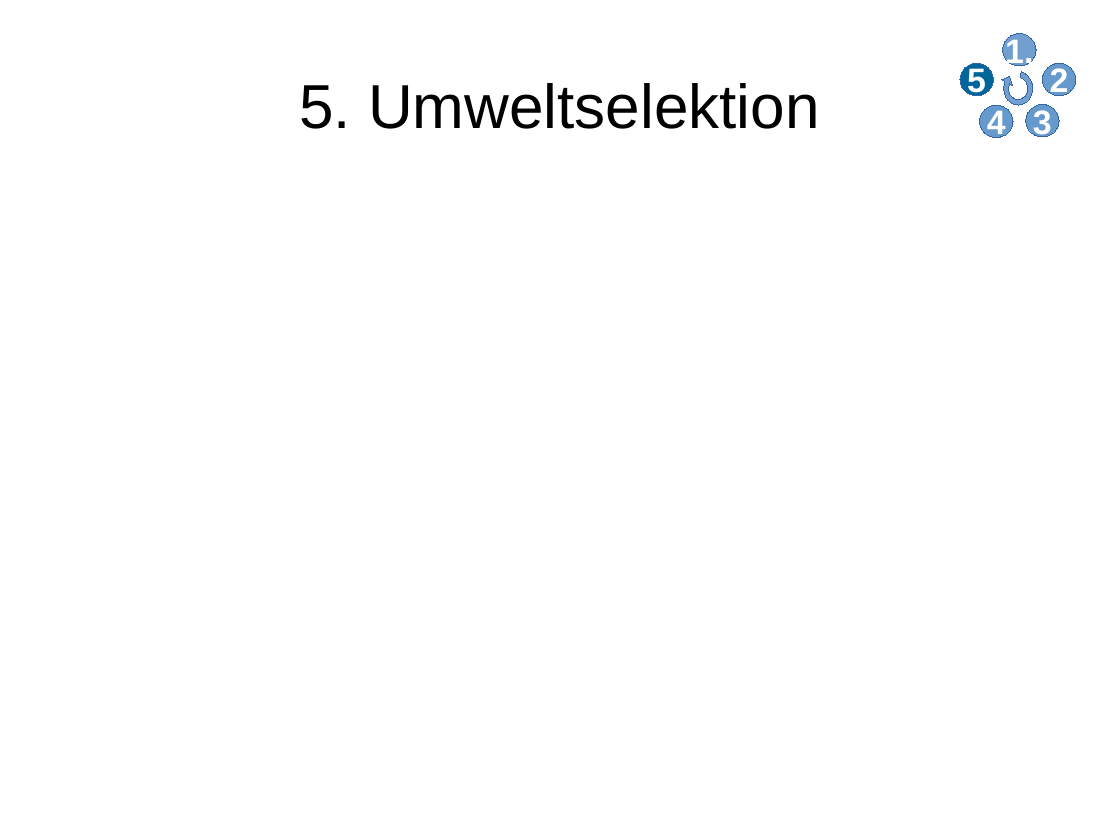
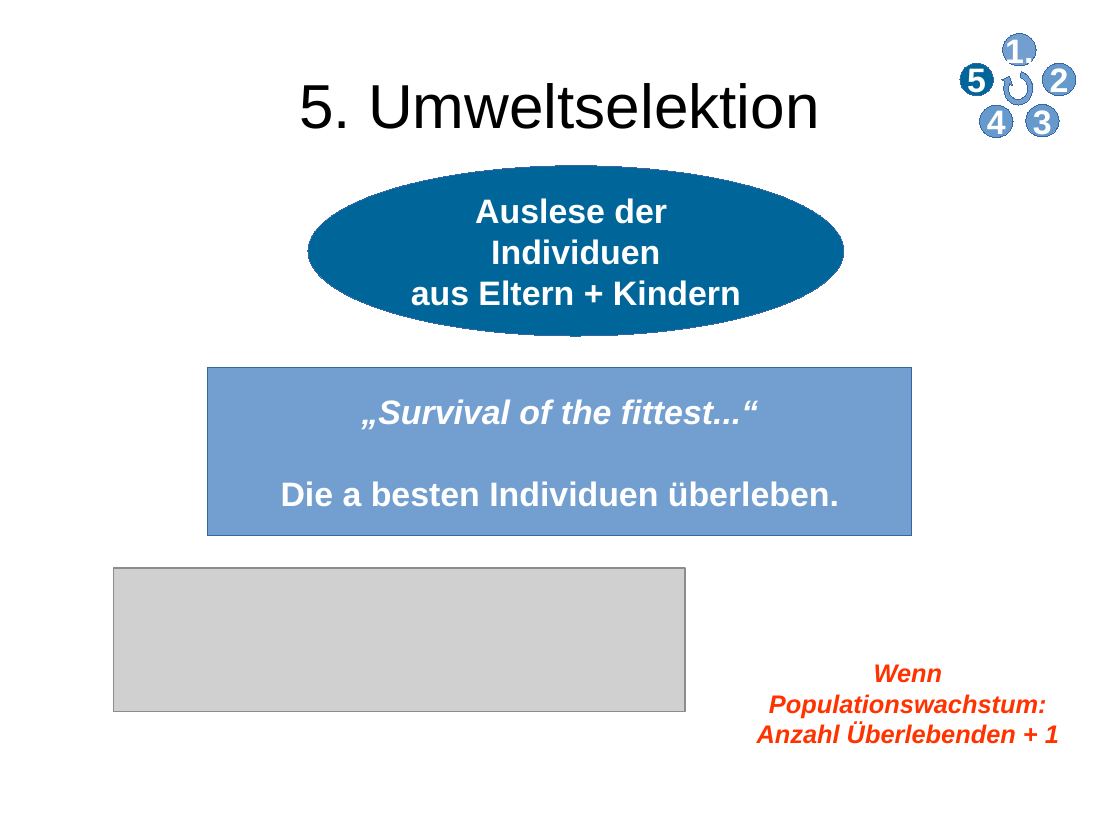
Before and after one commit to lblissett/evo-project, a slide deck: slide 8 of src/data/presentation/geopras/Vortrag_Evo_ErsterTeil.odp. Drawn at 1120x840 pixels with LibreOffice and Linux fonts; fonts in the diff are those of the drawing; grey boxes stand for pictures. Boxes give left, top, right and bottom in pixels: in the first picture for what was removed or moved away, otherwise in the second. Text is boxed around its words. In the diff, an @@ line names an element or a change of style, - is before the commit and + after.

```diff
--- a/src/data/presentation/geopras/Vortrag_Evo_ErsterTeil.odp
+++ b/src/data/presentation/geopras/Vortrag_Evo_ErsterTeil.odp
@@ ellipse added at (308, 166, 845, 336), fill #006699, outline #3465A4 0 pt, 24 pt, text #FFFFFF, bold @@
+Auslese der
+Individuen
+aus Eltern + Kindern
@@ rectangle added at (208, 368, 913, 536), fill #729FCF, outline #3465A4 0 pt, 24 pt, text #FFFFFF, bold @@
+„Survival of the fittest...“
+Die a besten Individuen überleben.
@@ picture added at (114, 568, 686, 712) @@
@@ text added at (757, 664, 1059, 744), 18 pt, text #FF3300, bold, italic @@
+Wenn Populationswachstum:
+Anzahl Überlebenden + 1
```
Also in this commit, not shown: 8 other slides changed.
